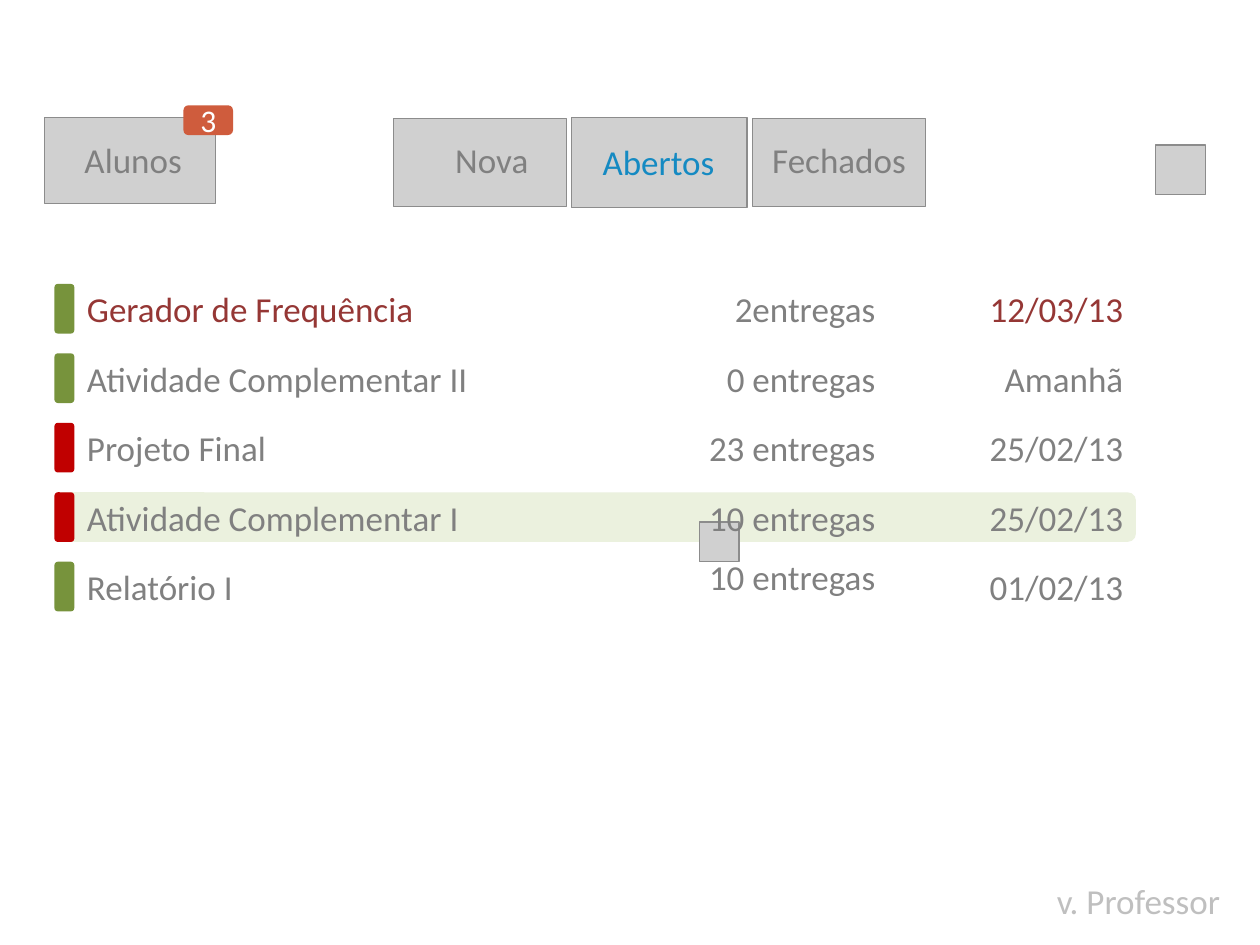
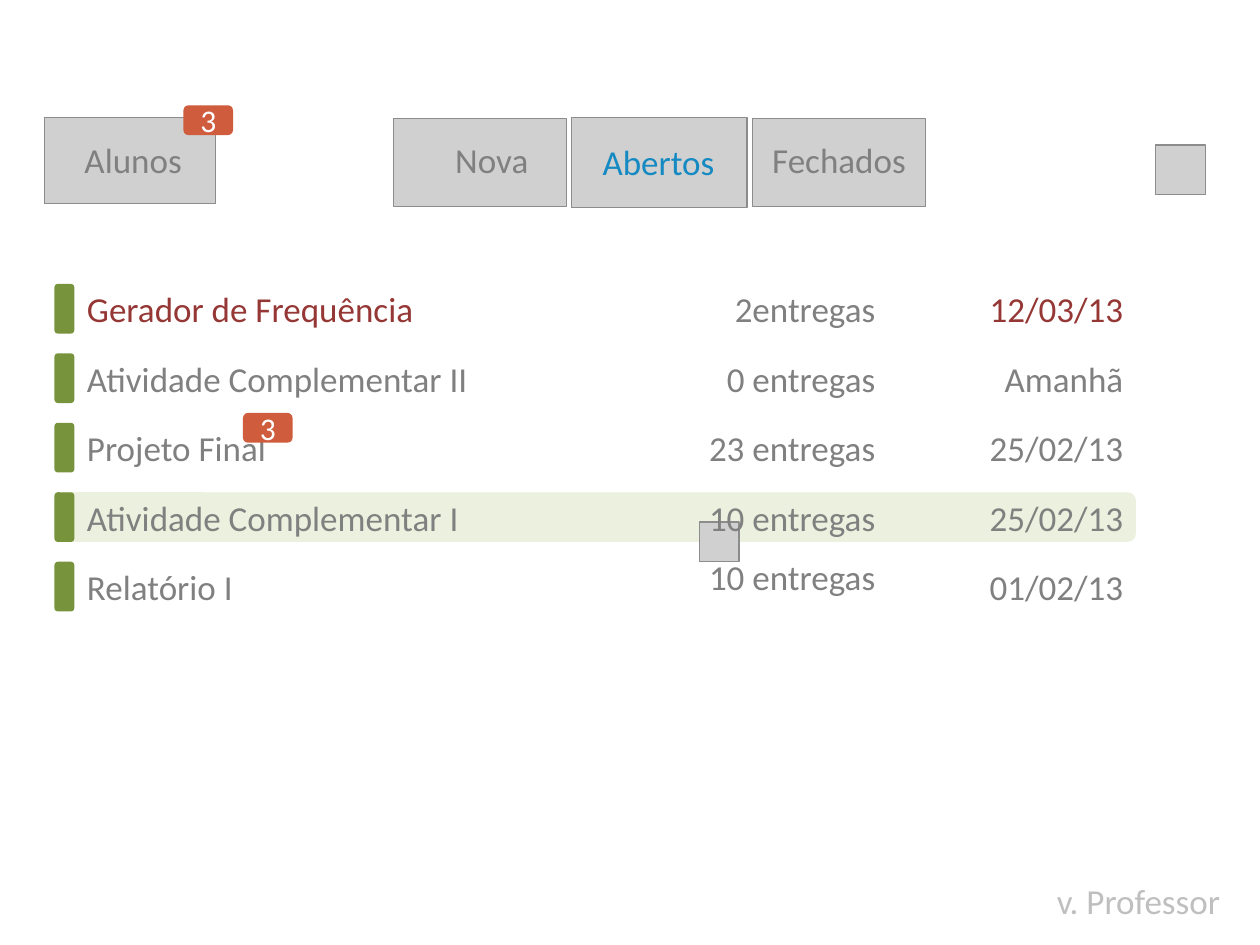
Before and after one commit to djtcin/task-center, a slide deck: slide 20 of prototipo/protótipo.pptx. Drawn at 1260x945 pixels with LibreOffice and Linux fonts; fonts in the diff are those of the drawing; grey boxes stand for pictures; background and template pictures are left out. Boxes give left, top, right and bottom in pixels: in the first picture for what was removed or moved away, otherwise in the second. Text is boxed around its words. In the diff, an @@ line names an element or a change of style, - is before the commit and + after.

```diff
--- a/prototipo/protótipo.pptx
+++ b/prototipo/protótipo.pptx
@@ rounded rectangle added at (243,413,292,444), fill #CF5C3D, 18 pt, text #FFFFFF @@
+3
@@ rounded rectangle at (54,423,74,472): fill #C00000 to #77933C @@
@@ rounded rectangle at (54,493,74,542): fill #C00000 to #77933C @@
```
Also in this commit, not shown: 19 other files.
